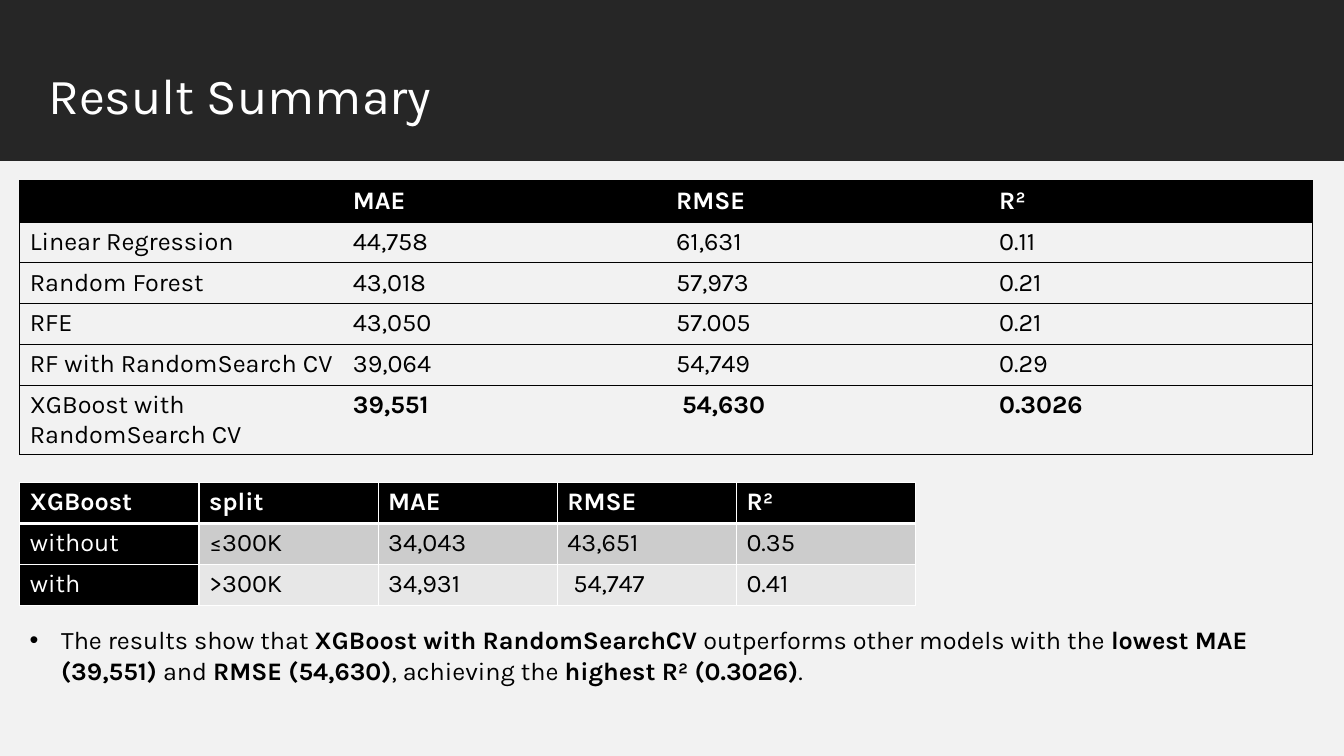
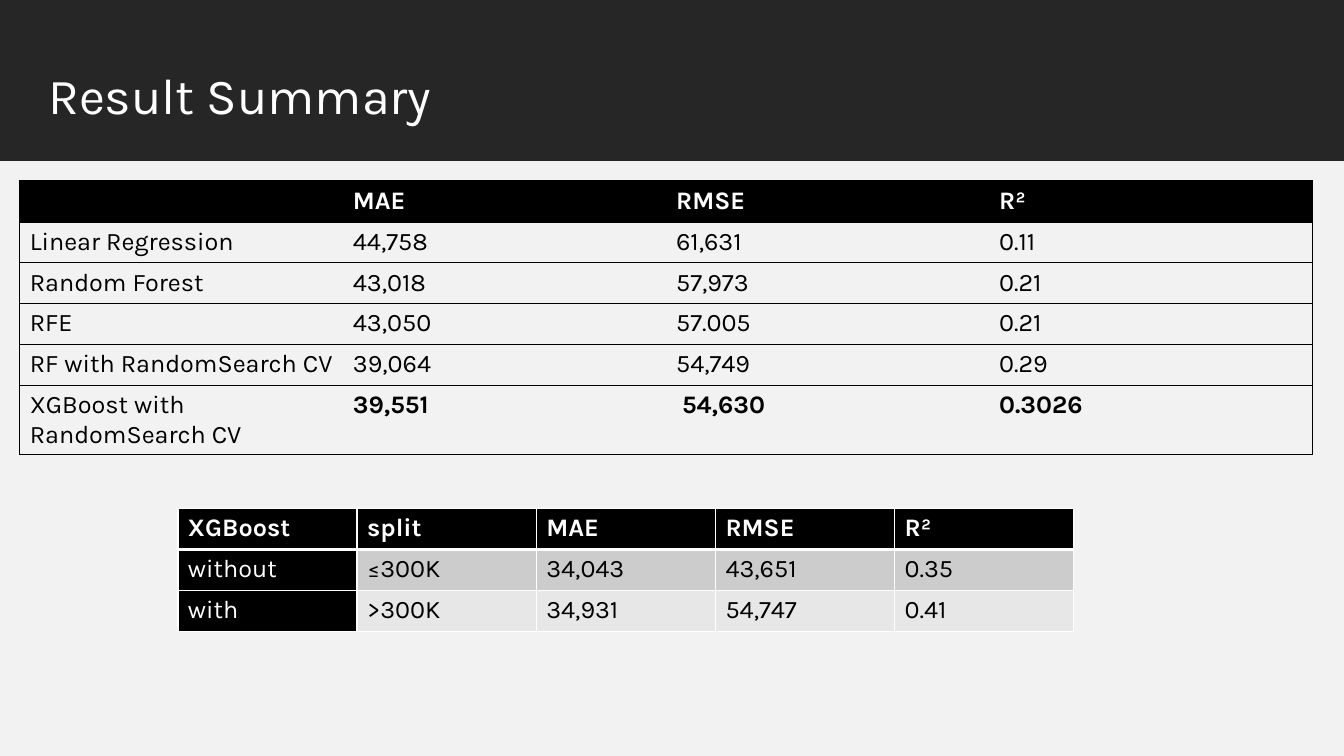
Before and after one commit to isnotJack/AI-project, a slide deck: slide 29 of slide.pptx (slide 20 before the commit). Drawn at 1344x756 pixels with LibreOffice and Linux fonts; fonts in the diff are those of the drawing. Boxes give left, top, right and bottom in pixels: in the first picture for what was removed or moved away, otherwise in the second. Text is boxed around its words. In the diff, an @@ line names an element or a change of style, - is before the commit and + after.

```diff
--- a/slide.pptx
+++ b/slide.pptx
@@ table: place and size @@
-table at [20, 483, 918, 606]
+table at [178, 508, 1076, 631]
@@ text removed at [61, 631, 1248, 686] @@
-• The results show that XGBoost with RandomSearchCV outperforms other models with the lowest MAE (39,551) and RMSE (54,630), achieving the highest R² (0.3026).
```
Also in this commit, not shown: 5 other slides changed, 9 slides added, 5 other files.
